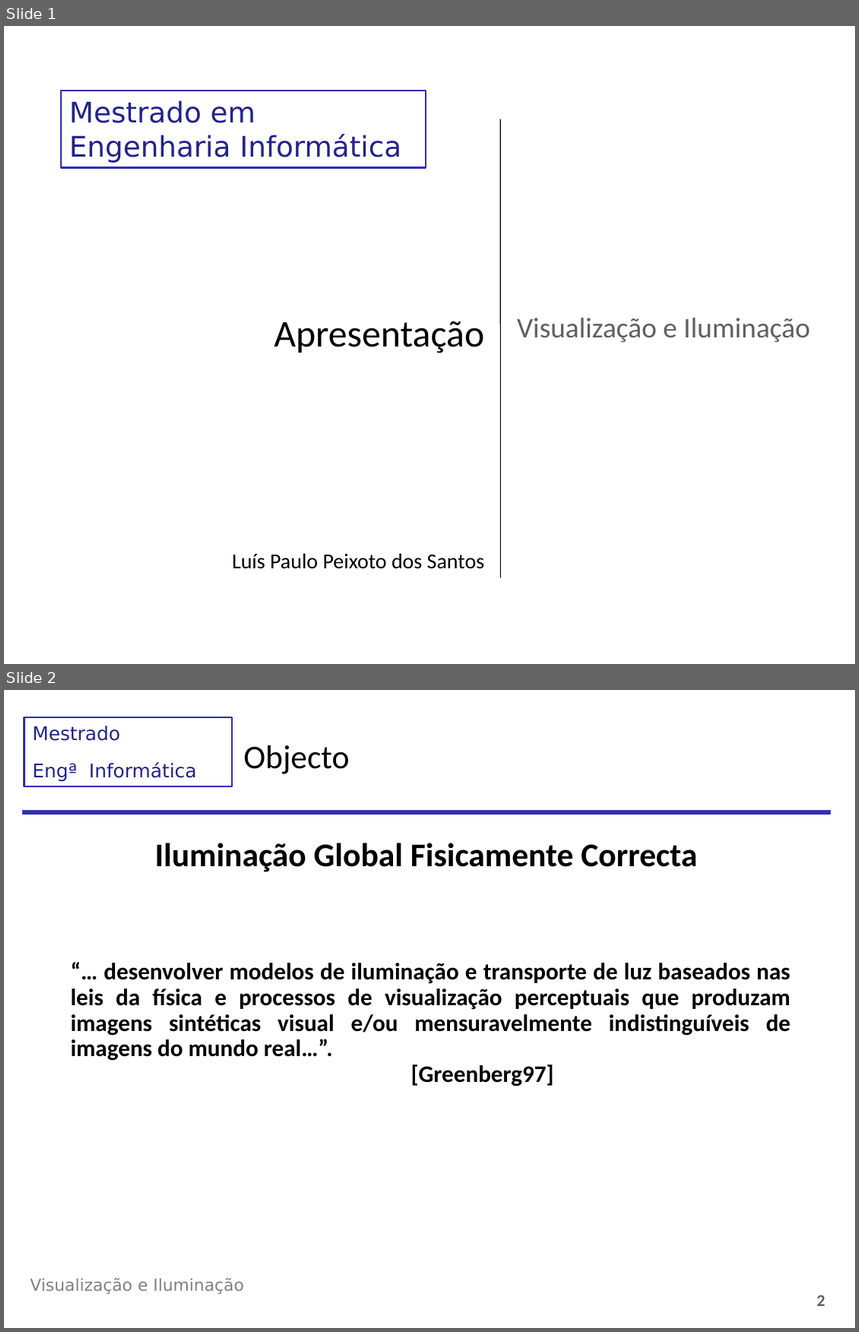
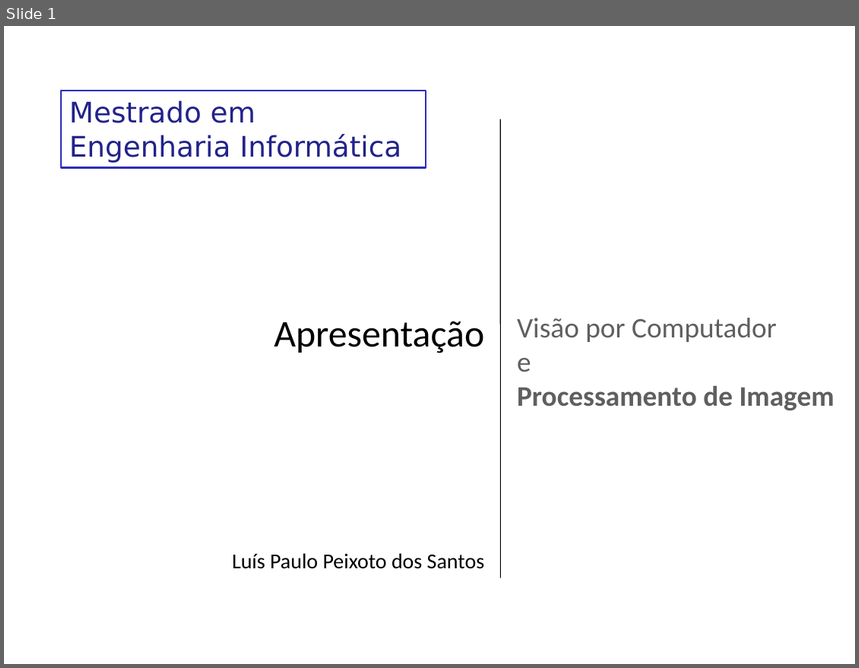
Before and after one commit to LykiFyar/stuff, a slide deck: Yr4/Sem2/CG/VCPI/Aulas/Aula1/00-Apresentacao.pptx. Shown one above the other, each under a label of ours: slides 1 and 2 before the commit, slide 1 after it. The pictures are 859x1332 and 859x668 pixels, drawn with LibreOffice and Linux fonts; fonts in the diff are those of the drawing; background and template pictures are left out. Boxes give left, top, right and bottom in pixels: in the first picture for what was removed or moved away, otherwise in the second. Text is boxed around its words. In the diff, an @@ line names an element or a change of style, - is before the commit and + after.

```diff
--- a/Yr4/Sem2/CG/VCPI/Aulas/Aula1/00-Apresentacao.pptx
+++ b/Yr4/Sem2/CG/VCPI/Aulas/Aula1/00-Apresentacao.pptx
@@ slide 2 removed at (4,690,855,1328), background picture (left out) @@
@@ rectangle removed at (25,717,232,787) @@
-Mestrado
-Engª Informática
@@ title removed at (243,745,349,774) @@
-Objecto
@@ rectangle removed at (23,810,831,815) @@
@@ text removed at (155,843,697,872) @@
-Iluminação Global Fisicamente Correcta
@@ text removed at (71,963,791,1087) @@
-“… desenvolver modelos de iluminação e transporte de luz baseados nas leis da física e processos de visualização perceptuais que produzam imagens sintéticas visual e/ou mensuravelmente indistinguíveis de imagens do mundo real…”.
-[Greenberg97]
@@ text removed at (30,1278,244,1294) @@
-Visualização e Iluminação
@@ page number removed at (817,1295,826,1306) @@
-2
@@ slide 1 changed as well @@
@@ title at (517,318,835,411): text changed; bold on @@
-Visualização e Iluminação
+Visão por Computador
+e
+Processamento de Imagem
```
Also in this commit, not shown: 1 other slide changed, 2 slides added, 4 other slides removed, 17 other files.
